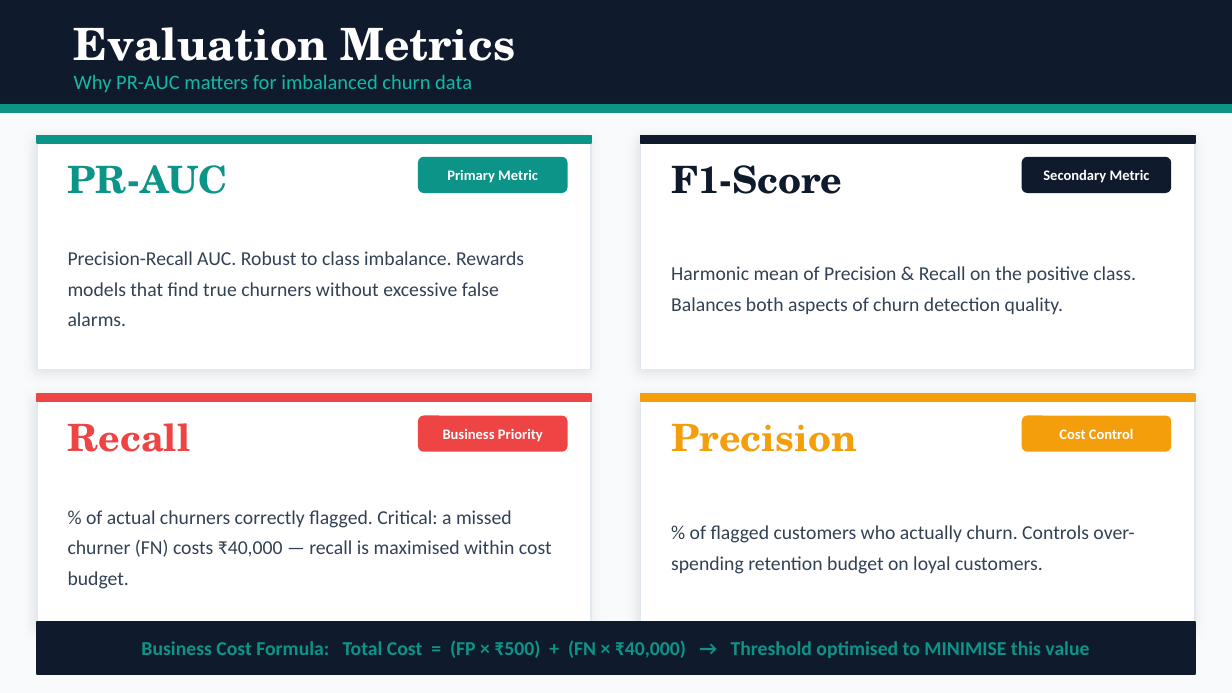
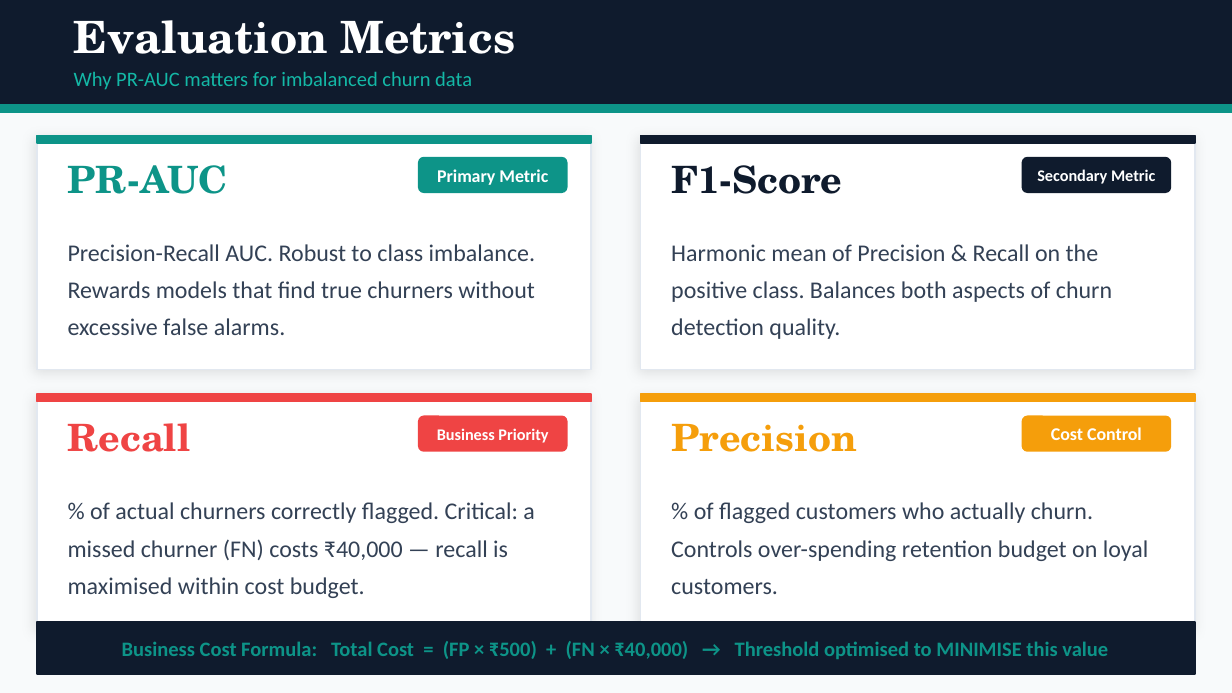
Before and after one commit to Atasii/churnzero26-banking-churn, a slide deck: slide 8 of ChurnZero_atasikolexi05_presentation.pptx. Drawn at 1232x693 pixels with LibreOffice and Linux fonts; fonts in the diff are those of the drawing. Boxes give left, top, right and bottom in pixels: in the first picture for what was removed or moved away, otherwise in the second. Text is boxed around its words. In the diff, an @@ line names an element or a change of style, - is before the commit and + after.

```diff
--- a/ChurnZero_atasikolexi05_presentation.pptx
+++ b/ChurnZero_atasikolexi05_presentation.pptx
@@ text "Evaluation Metrics": place and size @@
-text "Evaluation Metrics" at (74, 27, 516, 61)
+text "Evaluation Metrics" at (74, 20, 516, 54)
@@ text "Primary Metric" at (437, 169, 548, 185): size 8.5 to 10.5 pt @@
@@ text "Secondary Metric" at (1037, 169, 1155, 184): size 8.5 to 9.5 pt @@
@@ text "Business Priority" at (437, 428, 548, 443): size 8.5 to 9.5 pt @@
@@ text "Cost Control" at (1051, 427, 1142, 440): size 8.5 to 10.5 pt @@
@@ size 11.5 to 14 pt in 4 elements at (68, 244, 535, 335), (671, 244, 1112, 339), (68, 502, 534, 598), (671, 502, 1149, 594) @@
@@ text "Business Cost Formula: Total Cost ..." at (122, 641, 1108, 659): size 11.5 to 12 pt @@
```
Also in this commit, not shown: 11 other slides changed, 1 other file.
